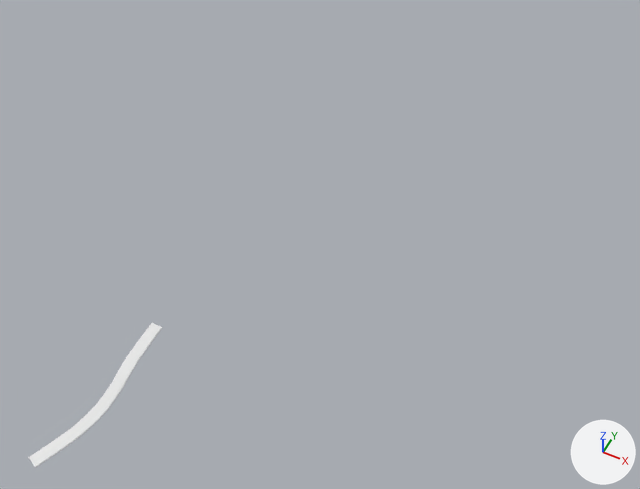
Before and after pictures for a commit that changed the Blender file Assets/Models/Road.blend.
Rendered twice from a 50 mm camera at (632.0, -222.0, 700.0) aimed at (355.0, 331.0, 9.0). Every picture has the same lights, and +X, +Y and +Z are marked at lower right.
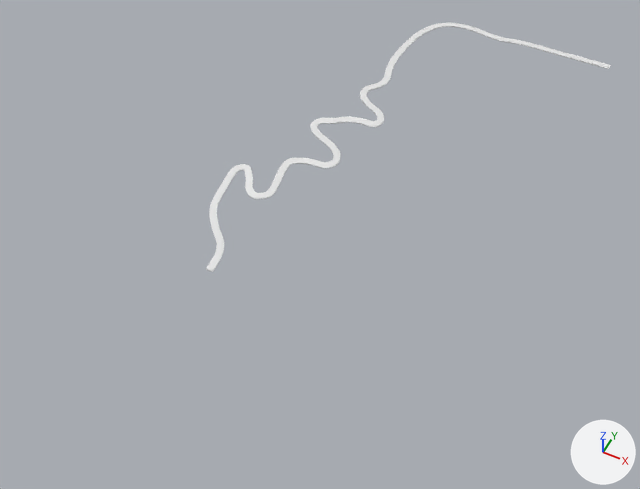
Commit message: making dirt road

ob_beziercurve is not drawn itself; it is used by a modifier of ob_cube_013.

Changed parts and their boxes (x1, y1, x2, y2) in the pictures (640 x 489 px):
'Cube.013', reshaped, moved, rescaled, modifiers changed, turned: before (28, 323, 162, 467); after (206, 22, 611, 272)

Diff of the bpy script that builds the scene:
```diff
--- a/Assets/Models/Road.blend.py
+++ b/Assets/Models/Road.blend.py
@@ cu_nurbspath @@
+cu_nurbspath = bpy.data.curves.new('NurbsPath', 'CURVE')
+cu_nurbspath.dimensions = '3D'
+_sp = cu_nurbspath.splines.new('NURBS'); _sp.points.add(104)
+_sp.points.foreach_set('co', [281.9, 459.9, 34.32, 1.0, 263.0, 460.0, 34.32, 1.0, 242.0, 459.9, 34.32, 1.0, 222.0, 460.0, 34.32, 1.0, 202.1, 460.2, 34.32, 1.0, 193.1, 460.5, 34.32, 1.0, 183.4, 460.6, 34.32, 1.0, 174.5, 460.0, 34.32, 1.0, 165.1, 459.2, 34.32, 1.0, 156.1, 457.3, 34.32, 1.0, 146.5, 455.3, 34.32, 1.0, 137.5, 456.2, 34.32, 1.0, 128.1, 457.2, 34.32, 1.0, 119.0, 459.0, 34.32, 1.0, 110.6, 460.7, 34.32, 1.0, 101.5, 461.0, 34.32, 1.0, 93.37, 460.5, 34.32, 1.0, 84.76, 458.9, 34.32, 1.0, 76.38, 456.6, 34.32, 1.0, 69.35, 451.0, 34.32, 1.0, 62.67, 445.0, 34.32, 1.0, 58.06, 437.2, 34.32, 1.0, 53.57, 429.1, 34.32, 1.0, 50.78, 420.7, 34.32, 1.0, 48.48, 411.8, 34.32, 1.0, 47.02, 403.6, 34.32, 1.0, 45.32, 393.4, 34.32, 1.0, 44.35, 383.4, 34.32, 1.0, 43.74, 374.0, 34.32, 1.0, 43.14, 365.0, 34.32, 1.0, 43.26, 355.0, 34.32, 1.0, 44.47, 345.3, 34.32, 1.0, 45.81, 336.4, 34.32, 1.0, 48.23, 328.4, 34.32, 1.0, 50.9, 319.9, 33.17, 1.0, 49.45, 311.7, 32.86, 1.0, 46.9, 304.8, 32.54, 1.0, 41.07, 299.1, 32.19, 1.0, 35.25, 293.6, 32.01, 1.0, 35.49, 286.5, 31.95, 1.0, 36.95, 278.6, 31.82, 1.0, 42.53, 274.1, 31.61, 1.0, 49.08, 268.9, 31.22, 1.0, 56.61, 265.6, 31.01, 1.0, 65.22, 262.2, 30.73, 1.0, 70.32, 256.4, 30.28, 1.0, 74.08, 250.3, 29.89, 1.0, 72.5, 245.1, 29.68, 1.0, 69.59, 239.7, 29.38, 1.0, 62.55, 240.7, 28.89, 1.0, 54.91, 241.5, 28.38, 1.0, 45.32, 240.4, 27.75, 1.0, 37.55, 238.9, 27.19, 1.0, 29.91, 234.4, 26.27, 1.0, 23.24, 229.9, 25.44, 1.0, 14.99, 227.8, 24.72, 1.0, 8.433, 225.6, 24.17, 1.0, 5.764, 220.5, 23.77, 1.0, 4.308, 214.0, 23.41, 1.0, 9.889, 208.5, 23.06, 1.0, 16.56, 203.7, 22.62, 1.0, 24.69, 201.2, 21.59, 1.0, 32.34, 198.9, 20.59, 1.0, 40.71, 194.5, 19.99, 1.0, 47.5, 189.1, 19.35, 1.0, 50.3, 183.7, 19.05, 1.0, 53.09, 176.1, 18.66, 1.0, 49.45, 169.9, 18.44, 1.0, 44.23, 164.8, 18.02, 1.0, 36.58, 165.5, 17.61, 1.0, 29.91, 165.6, 17.13, 1.0, 22.63, 164.8, 16.58, 1.0, 15.47, 163.2, 16.18, 1.0, 9.525, 159.9, 15.87, 1.0, 3.337, 157.0, 15.67, 1.0, 3.337, 147.4, 14.97, 1.0, 3.458, 137.7, 14.1, 1.0, 5.036, 128.6, 13.15, 1.0, 6.613, 120.0, 12.35, 1.0, 7.463, 110.4, 11.69, 1.0, 6.856, 102.5, 11.22, 1.0, 0.0609, 99.02, 10.65, 1.0, -7.341, 95.26, 10.09, 1.0, -13.41, 99.99, 9.727, 1.0, -19.72, 105.5, 9.314, 1.0, -23.11, 113.6, 8.844, 1.0, -27.6, 121.7, 8.458, 1.0, -33.19, 128.6, 7.825, 1.0, -38.04, 134.9, 7.299, 1.0, -43.14, 132.6, 6.964, 1.0, -48.96, 128.5, 6.632, 1.0, -48.84, 119.6, 6.016, 1.0, -48.47, 110.2, 5.411, 1.0, -46.65, 92.1, 3.835, 1.0, -44.47, 71.72, 2.133, 1.0, -40.35, 63.71, 2.018, 1.0, -35.13, 55.46, 1.984, 1.0, -29.3, 48.3, 1.698, 1.0, -22.99, 40.78, 1.476, 1.0, -15.69, 34.46, 1.011, 1.0, -8.986, 28.09, 0.621, 1.0, -5.339, 19.63, 0.288, 1.0, -1.964, 10.97, 0.0302, 1.0, -1.873, 2.311, 0.0302, 1.0, -0.496, -8.957, 0.0302, 1.0])
+_sp.order_u = 5
+_sp.order_v = 0
+_sp.use_endpoint_u = True
+cu_nurbspath.use_path = True
+cu_nurbspath.fill_mode = 'FULL'
@@ ob_beziercurve @@
-ob_beziercurve = bpy.data.objects.new('BezierCurve', cu_beziercurve)
@@ ob_cube_013 @@
 ob_cube_013 = bpy.data.objects.new('Cube.013', me_cube_014)
-ob_cube_013.location = (263.0, 80.0, 0.5)
-ob_cube_013.rotation_euler = (0.0, 1.571, 0.0)  # degrees (0, 90, 0)
-ob_cube_013.scale = (6.0, 1.0, 0.5)
+ob_cube_013.location = (270.0, 260.0, 6.5)
+ob_cube_013.scale = (0.5, 1.0, 4.0)
 _m = ob_cube_013.modifiers.new('Array', 'ARRAY')
 _m.fit_type = 'FIT_CURVE'
-_m.curve = ob_beziercurve
+_m.curve = ob_dirt_road_path
 _m.relative_offset_displace = (0.0, 1.0, 0.0)
@@ ob_cube_013 @@
 _m = ob_cube_013.modifiers.new('Curve', 'CURVE')
-_m.object = ob_beziercurve
+_m.object = ob_dirt_road_path
 _m.deform_axis = 'POS_Y'
@@ ob_dirt_road_path @@
+ob_dirt_road_path = bpy.data.objects.new('Dirt Road Path', cu_nurbspath)
+ob_dirt_road_path.location = (270.0, 260.0, 6.5)
```
